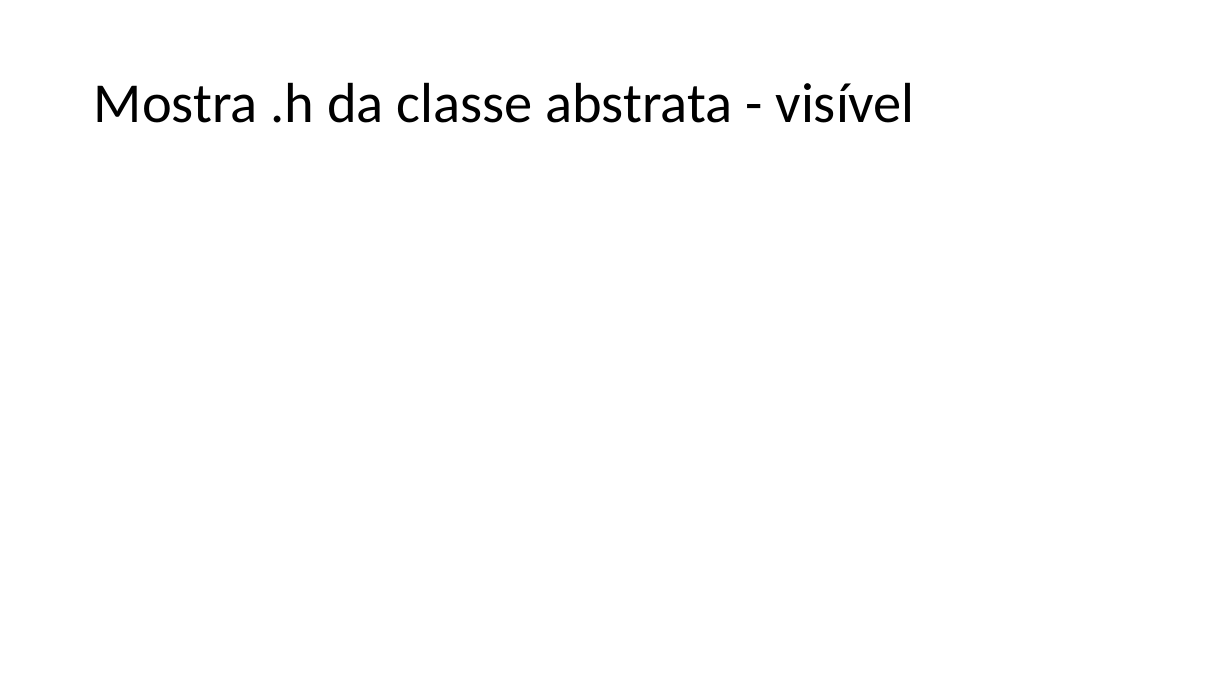
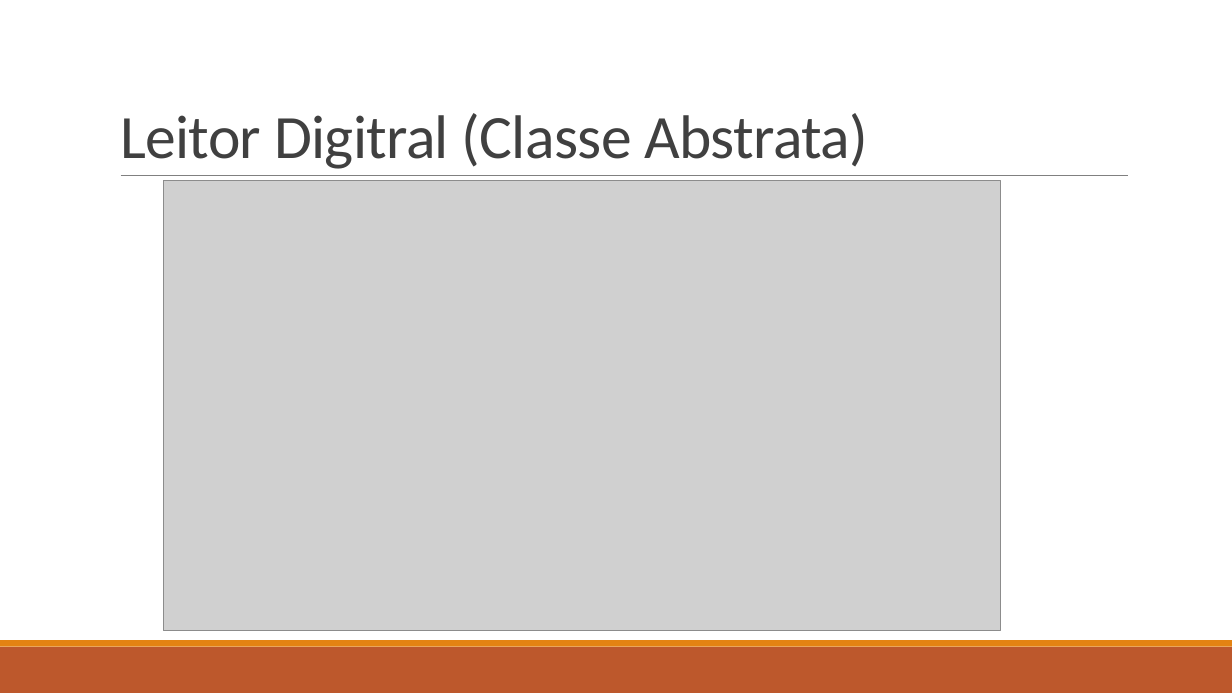
Before and after one commit to R-ronivaldo/LeitorDigital-Polimorfismo-, a slide deck: slide 4 of Requisitos Polimorfismo (1).pptx. Drawn at 1232x693 pixels with LibreOffice and Linux fonts; fonts in the diff are those of the drawing; grey boxes stand for pictures. Boxes give left, top, right and bottom in pixels: in the first picture for what was removed or moved away, otherwise in the second. Text is boxed around its words. In the diff, an @@ line names an element or a change of style, - is before the commit and + after.

```diff
--- a/Requisitos Polimorfismo (1).pptx
+++ b/Requisitos Polimorfismo (1).pptx
@@ title "Leitor Digitral (Classe Abstrata)" at bbox=[120, 113, 868, 169]: vertical alignment middle to bottom @@
@@ title at bbox=[120, 113, 868, 169]: text changed; size 44 to 48 pt; text colour #000000 to #404040 @@
-Mostra .h da classe abstrata - visível
+Leitor Digitral (Classe Abstrata)
@@ line added from (121, 176) to (1128, 176), #808080 0.5 pt @@
@@ picture added at bbox=[163, 180, 1000, 631] @@
@@ rectangle added at bbox=[0, 647, 1232, 693], fill #BD582C @@
@@ rectangle added at bbox=[0, 640, 1232, 647], fill #E48312 @@
```
Also in this commit, not shown: 5 other slides changed, 10 slides added, 10 slides removed, 21 other files.
